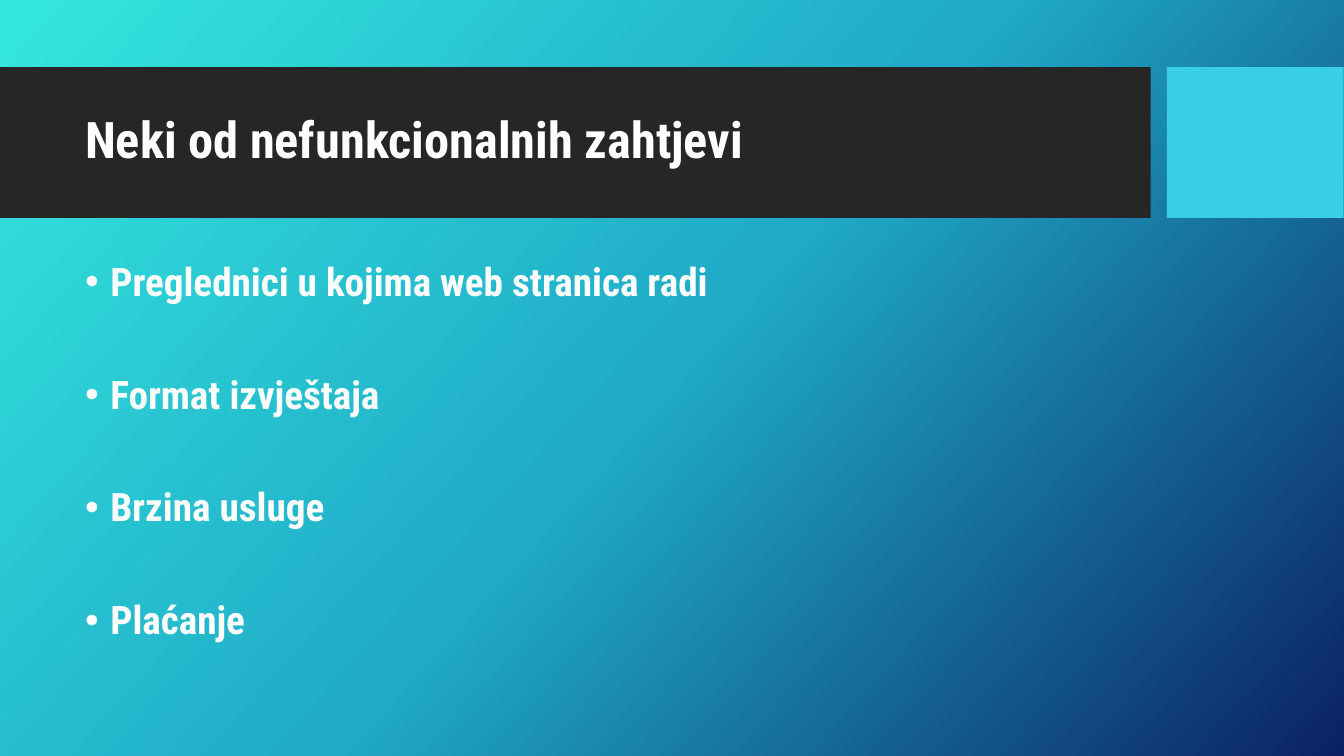
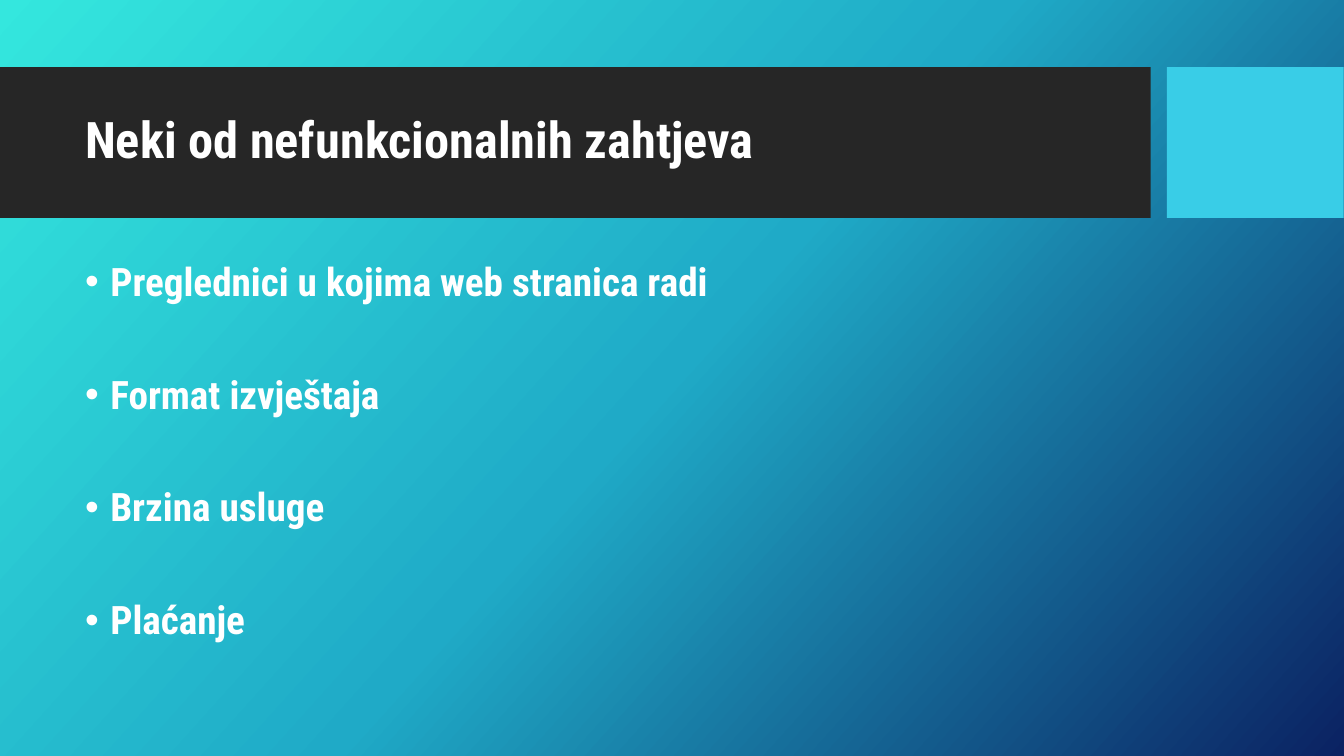
Before and after one commit to f0dor/Programsko-Inzenjerstvo, a slide deck: slide 4 of SpecifikacijaZahtjeva.pptx. Drawn at 1344x756 pixels with LibreOffice and Linux fonts; fonts in the diff are those of the drawing; background and template pictures are left out. Boxes give left, top, right and bottom in pixels: in the first picture for what was removed or moved away, otherwise in the second. Text is boxed around its words. In the diff, an @@ line names an element or a change of style, - is before the commit and + after.

```diff
--- a/SpecifikacijaZahtjeva.pptx
+++ b/SpecifikacijaZahtjeva.pptx
@@ title at (x1=85, y1=119, x2=754, y2=169): text changed @@
-Neki od nefunkcionalnih zahtjevi
+Neki od nefunkcionalnih zahtjeva
```
Also in this commit, not shown: 1 other slide changed.
